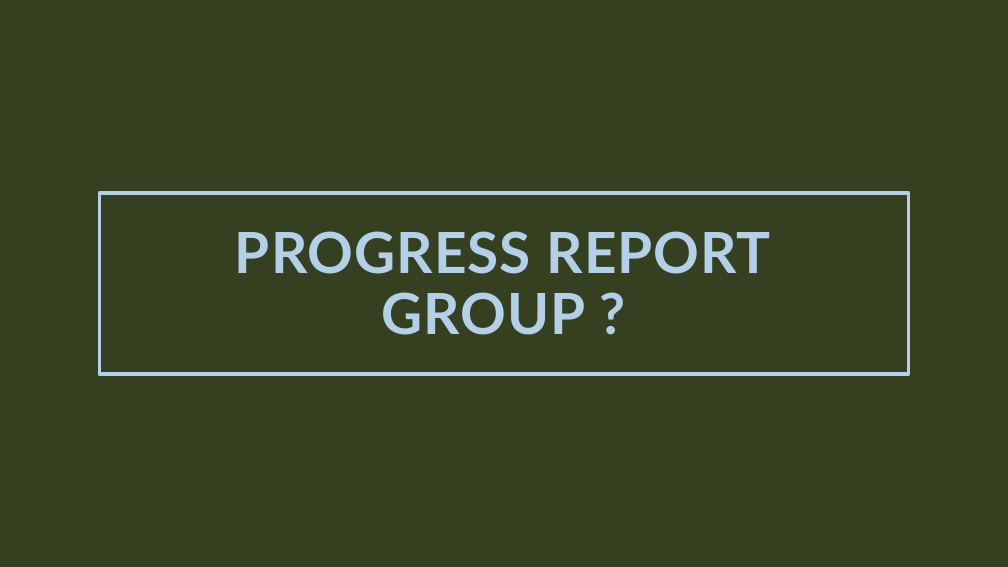
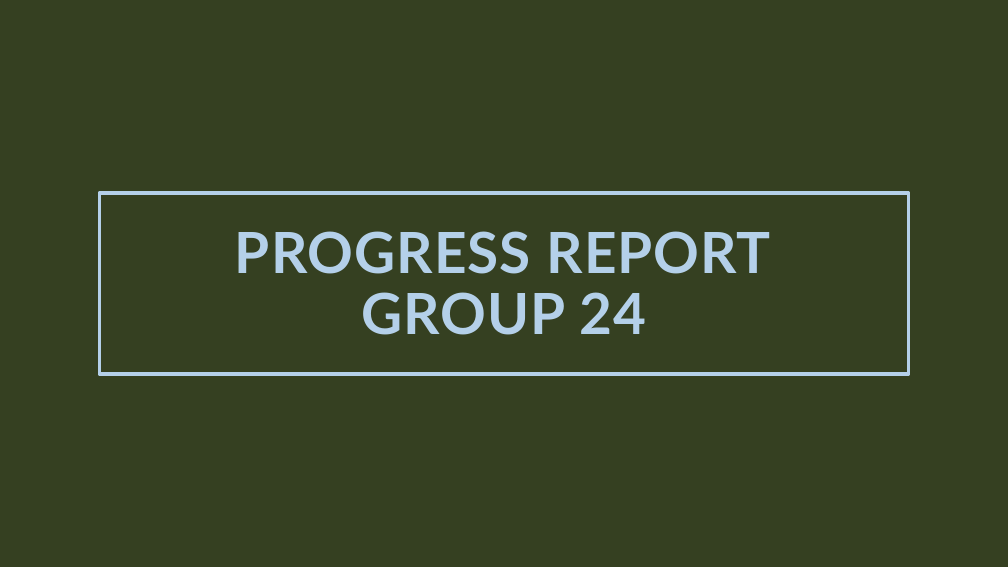
Before and after one commit to Y3l4n/Trending-Youtube-Scraper, a slide deck: slide 1 of Progress report.pptx. Drawn at 1008x567 pixels with LibreOffice and Linux fonts; fonts in the diff are those of the drawing; background and template pictures are left out. Boxes give left, top, right and bottom in pixels: in the first picture for what was removed or moved away, otherwise in the second. Text is boxed around its words. In the diff, an @@ line names an element or a change of style, - is before the commit and + after.

```diff
--- a/Progress report.pptx
+++ b/Progress report.pptx
@@ title at (235, 231, 771, 335): text changed @@
-PROGRESS REPORT
-GROUP ?
+PROGRESS REPORT
+GROUP 24
```
Also in this commit, not shown: 3 other slides changed, 2 slides added.
